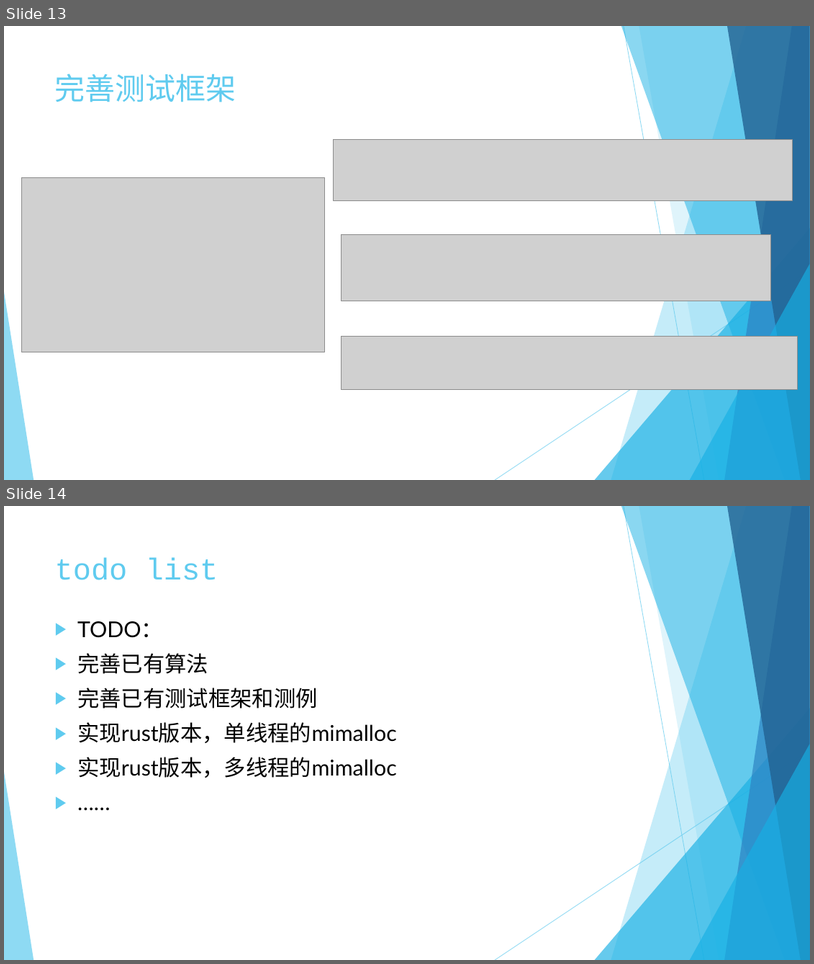
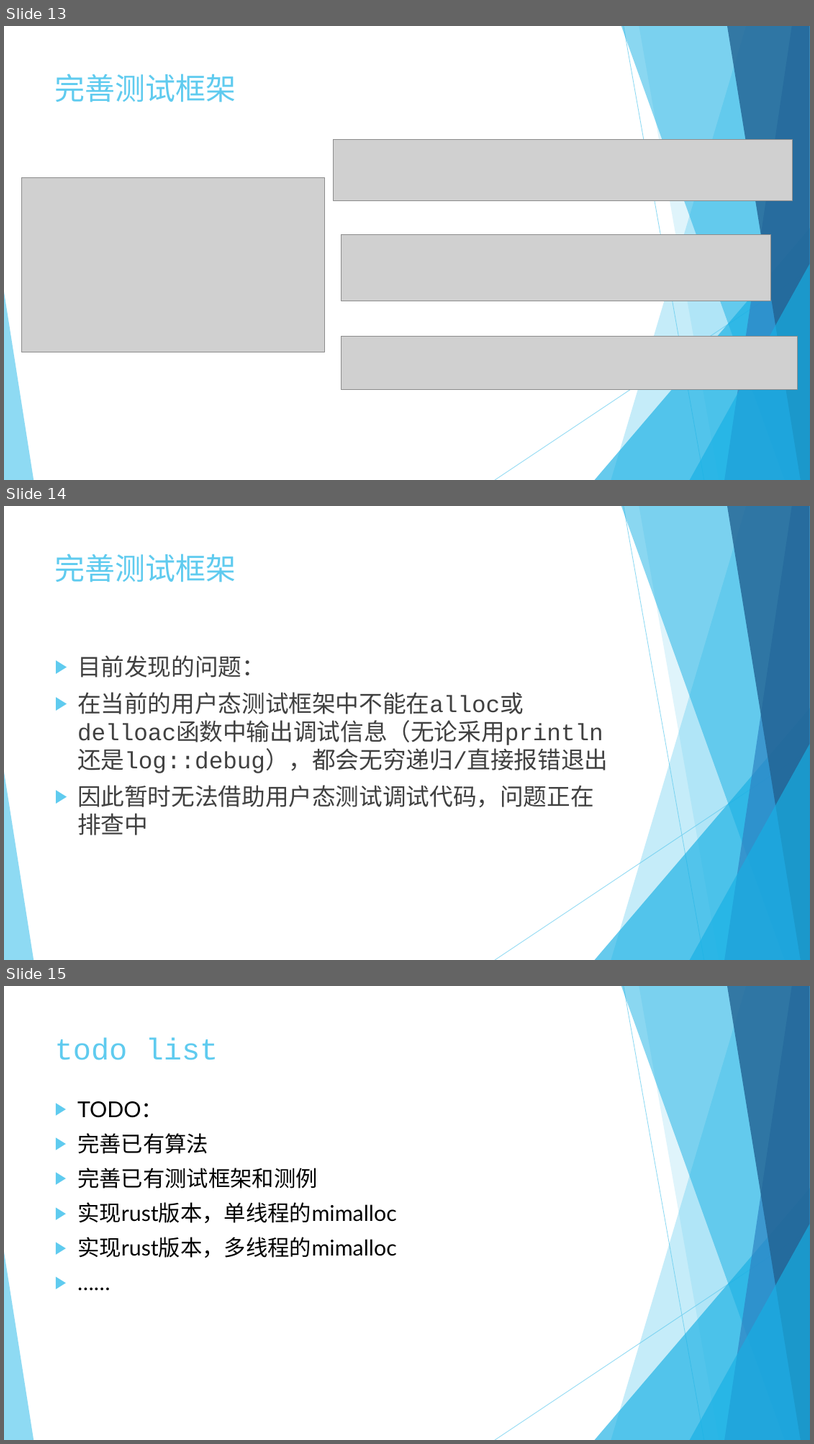
Before and after one commit to rcore-os/mem_malloc_subsystem, a slide deck: slides/week10~11.pptx. Shown one above the other, each under a label of ours: slides 13 and 14 before the commit, slides 13, 14 and 15 after it. The pictures are 814x964 and 814x1444 pixels, drawn with LibreOffice and Linux fonts; fonts in the diff are those of the drawing; grey boxes stand for pictures. Boxes give left, top, right and bottom in pixels: in the first picture for what was removed or moved away, otherwise in the second. Text is boxed around its words. In the diff, an @@ line names an element or a change of style, - is before the commit and + after.

```diff
--- a/slides/week10~11.pptx
+++ b/slides/week10~11.pptx
@@ slide 14 added at (4,506,810,960), background #FFFFFF; not listed: 10 template elements that a slide beside it also shows @@
@@ title added at (55,554,237,582), 36 pt, text #5FCBEF @@
+完善测试框架
@@ text added at (77,655,608,835), 28 pt, text #404040 @@
+▶ 目前发现的问题：
+▶ 在当前的用户态测试框架中不能在alloc或delloac函数中输出调试信息（无论采用println还是log::debug），都会无穷递归/直接报错退出
+▶ 因此暂时无法借助用户态测试调试代码，问题正在排查中
@@ what was slide 14 is now slide 15 @@
```
